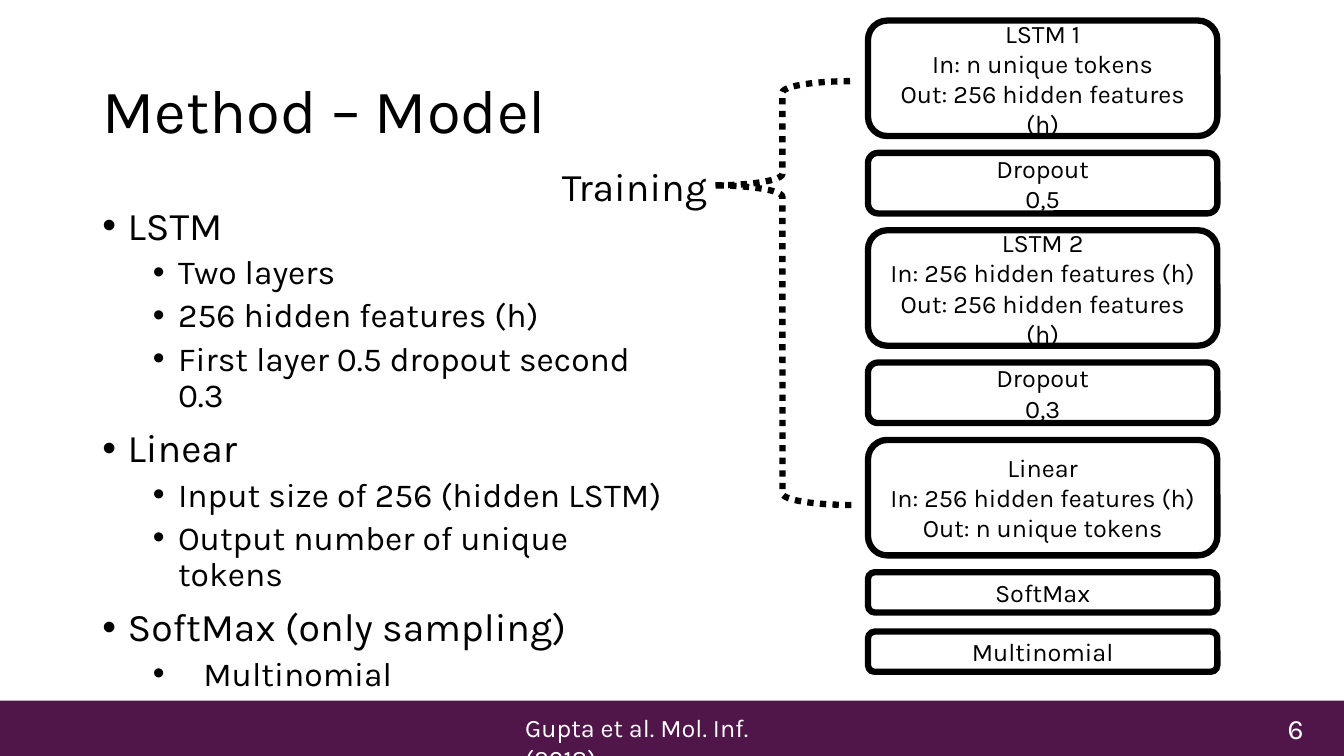
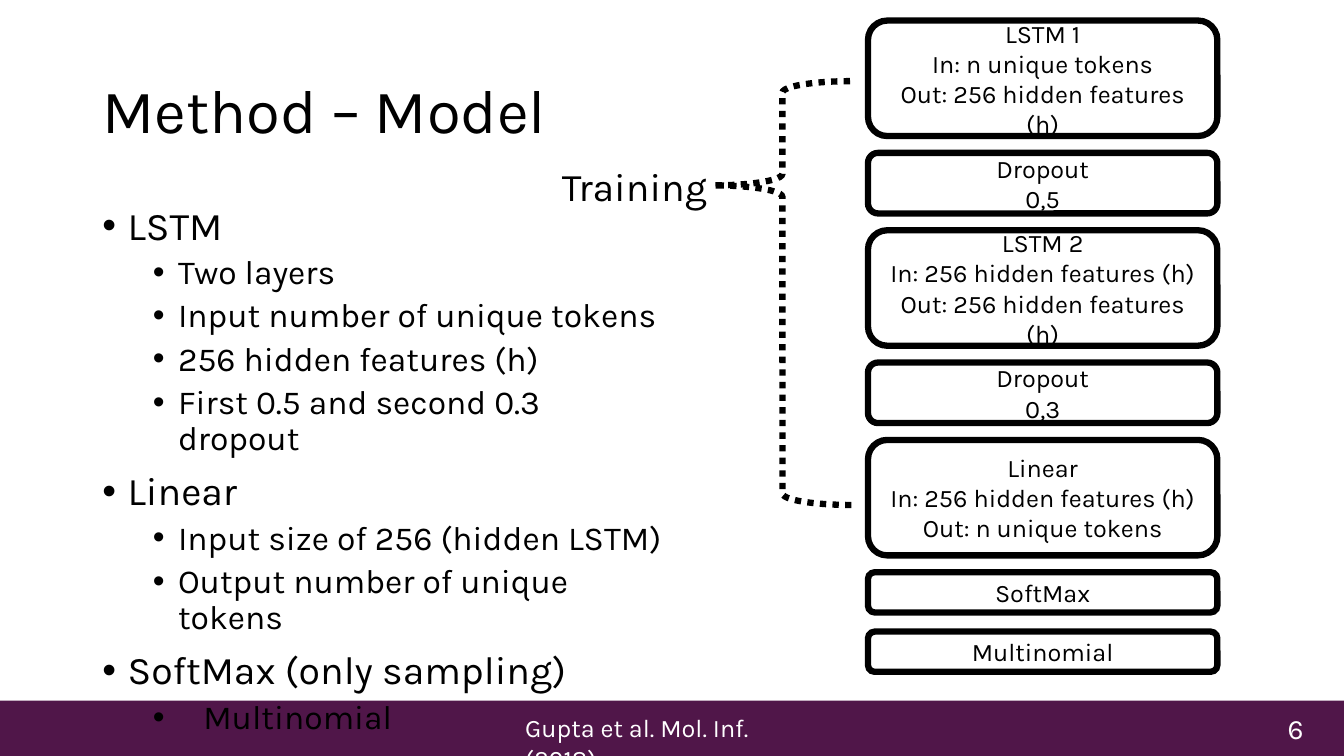
Before and after one commit to Martijn-075/ML4Chem-project-3-IV-MO, a slide deck: slide 6 of Presentation ML4CHEM project 3 iv MO.pptx. Drawn at 1344x756 pixels with LibreOffice and Linux fonts; fonts in the diff are those of the drawing; background and template pictures are left out. Boxes give left, top, right and bottom in pixels: in the first picture for what was removed or moved away, otherwise in the second. Text is boxed around its words. In the diff, an @@ line names an element or a change of style, - is before the commit and + after.

```diff
--- a/Presentation ML4CHEM project 3 iv MO.pptx
+++ b/Presentation ML4CHEM project 3 iv MO.pptx
@@ text at (178, 304, 656, 335): paragraph added @@
+  • Input number of unique tokens
@@ text at (178, 391, 540, 458): text changed @@
-  • First layer 0.5 dropout second 0.3
+  • First 0.5 and second 0.3 dropout
```
Also in this commit, not shown: 9 other slides changed, 8 other files.
